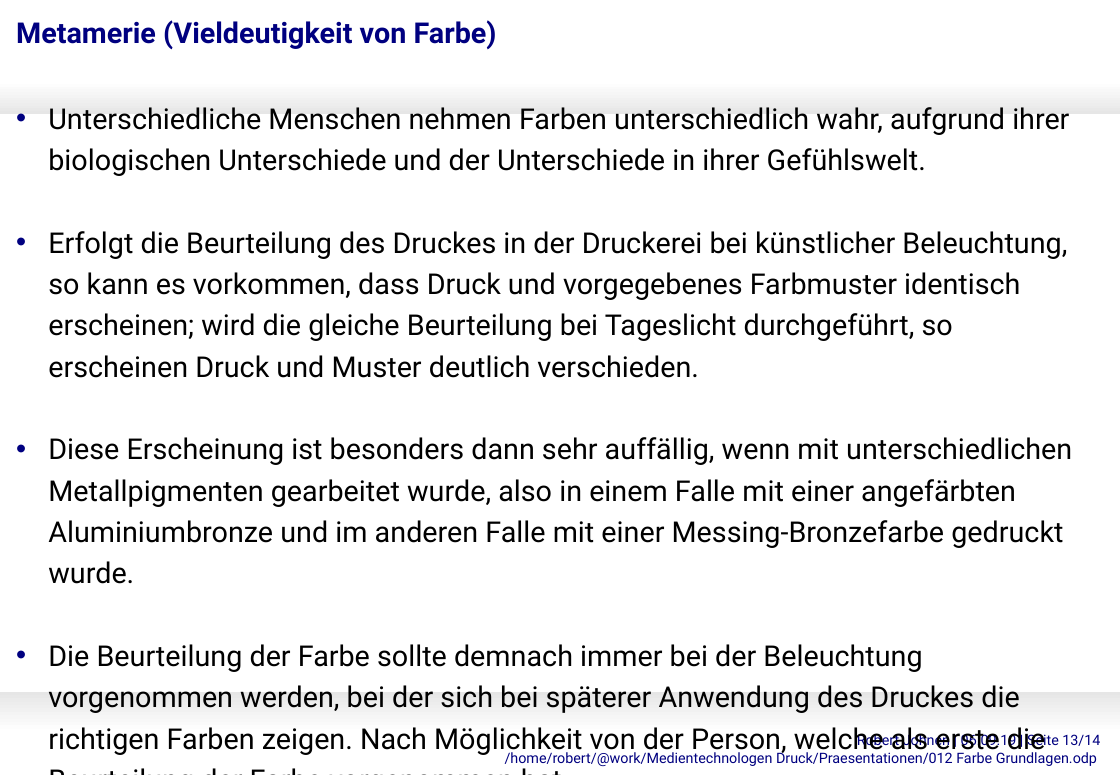
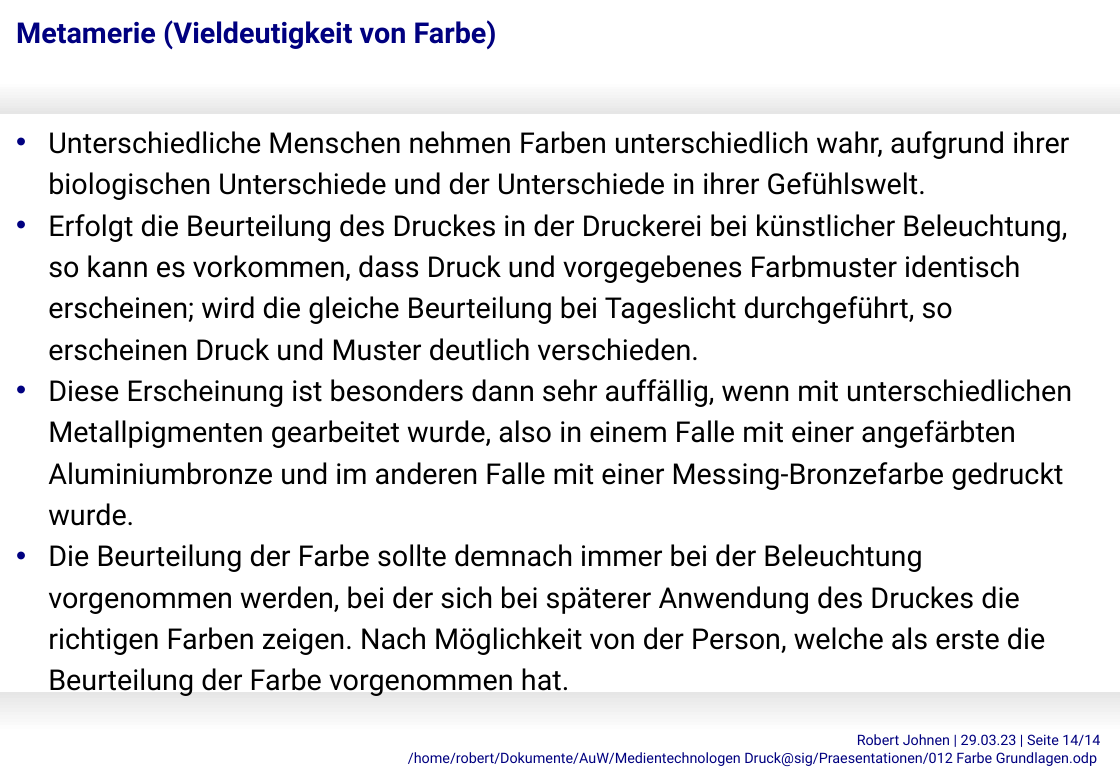
Before and after one commit to Robert-Johnen/Medienfachwirt, a slide deck: slide 14 of 012 Farbe Grundlagen.odp (slide 13 before the commit). Drawn at 1120x775 pixels with LibreOffice and Linux fonts; fonts in the diff are those of the drawing. Boxes give left, top, right and bottom in pixels: in the first picture for what was removed or moved away, otherwise in the second. Text is boxed around its words. In the diff, an @@ line names an element or a change of style, - is before the commit and + after.

```diff
--- a/012 Farbe Grundlagen.odp
+++ b/012 Farbe Grundlagen.odp
@@ text "Unterschiedliche Menschen nehmen Farben unterschiedlich ..." rewrapped from (x1=48, y1=107, x2=1072, y2=756) to (x1=48, y1=131, x2=1072, y2=696) @@
@@ text at (x1=408, y1=734, x2=1100, y2=766): text changed @@
-Robert Johnen | 06.09.19 | Seite 13/14
-/home/robert/@work/Medientechnologen Druck/Praesentationen/012 Farbe Grundlagen.odp
+Robert Johnen | 29.03.23 | Seite 14/14
+/home/robert/Dokumente/AuW/Medientechnologen Druck@sig/Praesentationen/012 Farbe Grundlagen.odp
```
Also in this commit, not shown: 13 other slides changed, 2 other files.
